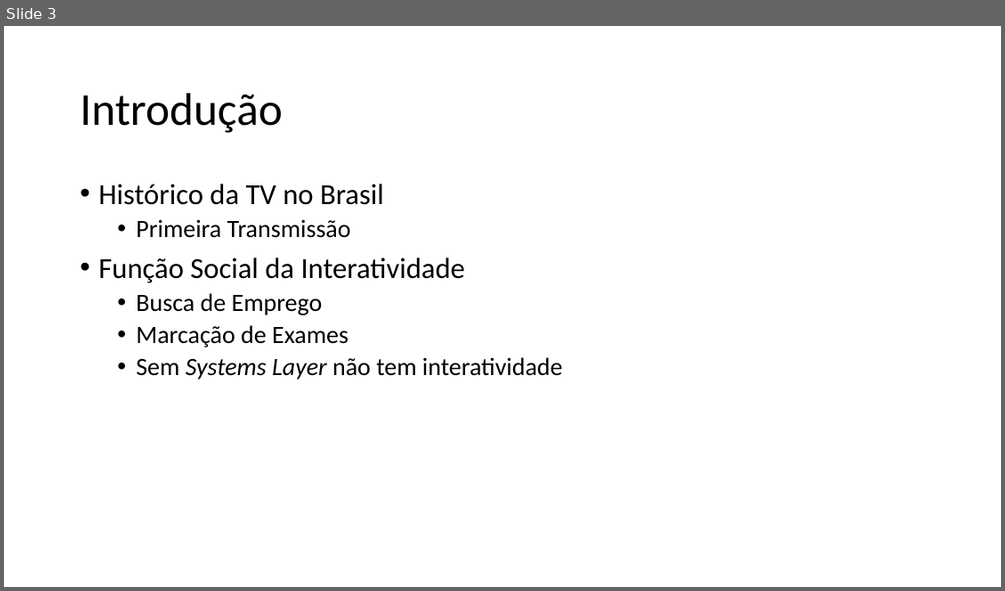
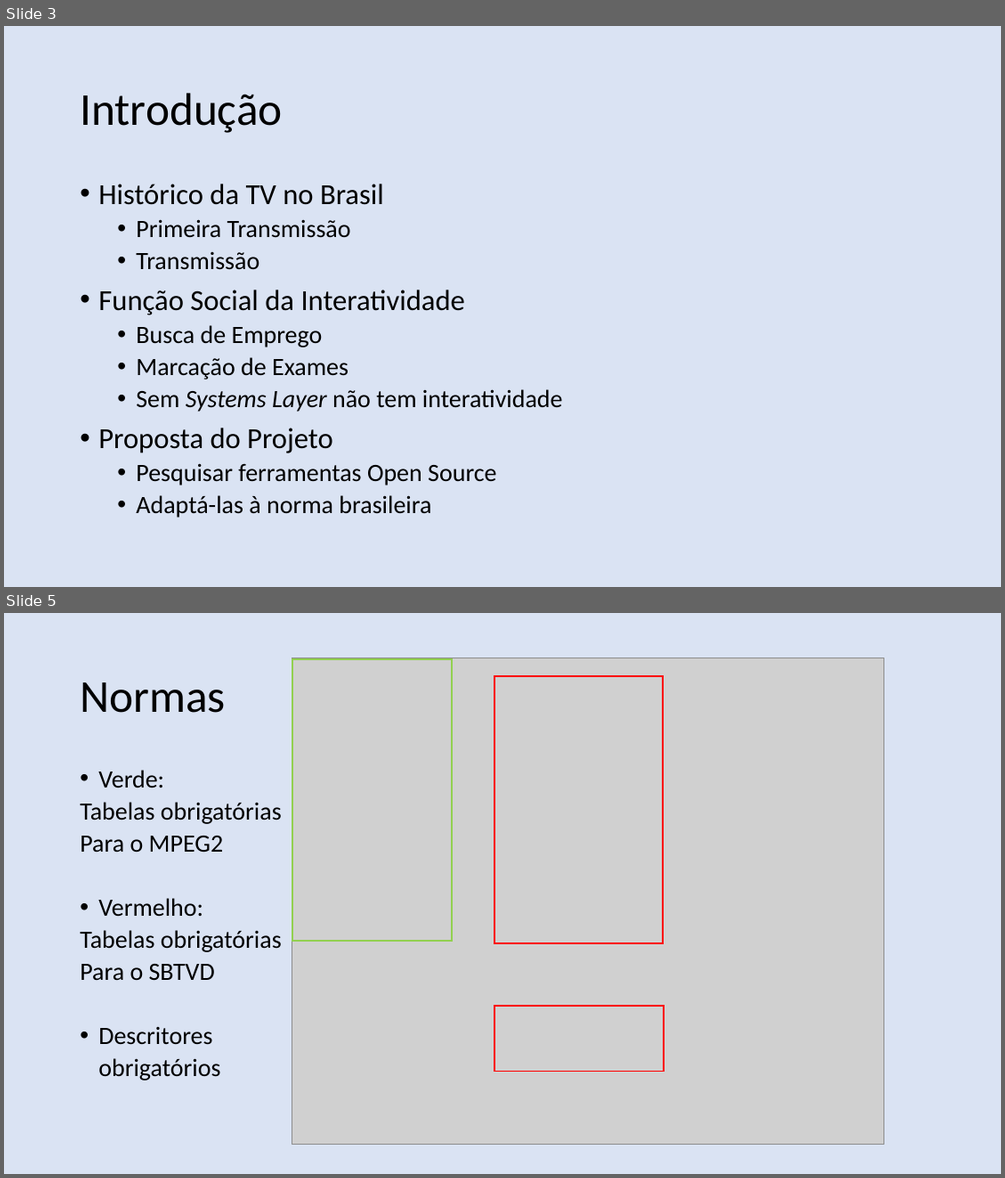
Before and after one commit to nasall2/TCC, a slide deck: relatorio/abntex2-modelos-1.9.2/figuras/apresentacao.pptx. Shown one above the other, each under a label of ours: slide 3 before the commit, slides 3 and 5 after it; the slides between them are not shown. The pictures are 1005x591 and 1005x1178 pixels, drawn with LibreOffice and Linux fonts; fonts in the diff are those of the drawing; grey boxes stand for pictures. Boxes give left, top, right and bottom in pixels: in the first picture for what was removed or moved away, otherwise in the second. Text is boxed around its words. In the diff, an @@ line names an element or a change of style, - is before the commit and + after.

```diff
--- a/relatorio/abntex2-modelos-1.9.2/figuras/apresentacao.pptx
+++ b/relatorio/abntex2-modelos-1.9.2/figuras/apresentacao.pptx
@@ slide 5 added at (4,613,1001,1174), background #DAE3F3 @@
@@ picture added at (291,657,883,1144) @@
@@ rectangle added at (292,659,452,941), outline #92D050 1.5 pt @@
@@ title added at (80,682,226,713), 44 pt, text #000000 @@
+Normas
@@ rectangle added at (494,676,663,943), outline #FF0000 1.5 pt @@
@@ text added at (80,770,282,1080), 24 pt, text #000000 @@
+• Verde:
+Tabelas obrigatórias
+Para o MPEG2
+• Vermelho:
+Tabelas obrigatórias
+Para o SBTVD
+• Descritores
+obrigatórios
@@ rectangle added at (494,1005,664,1070), outline #FF0000 1.5 pt @@
@@ slide 3 changed as well @@
@@ background #FFFFFF to #DAE3F3 @@
@@ text at (136,252,259,270): paragraph added @@
+  • Transmissão
@@ text at (98,427,496,517): paragraphs added @@
+• Proposta do Projeto
+  • Pesquisar ferramentas Open Source
+  • Adaptá-las à norma brasileira
```
Also in this commit, not shown: 6 other slides changed, 7 other slides added, 2 slides removed, 4 other files.
